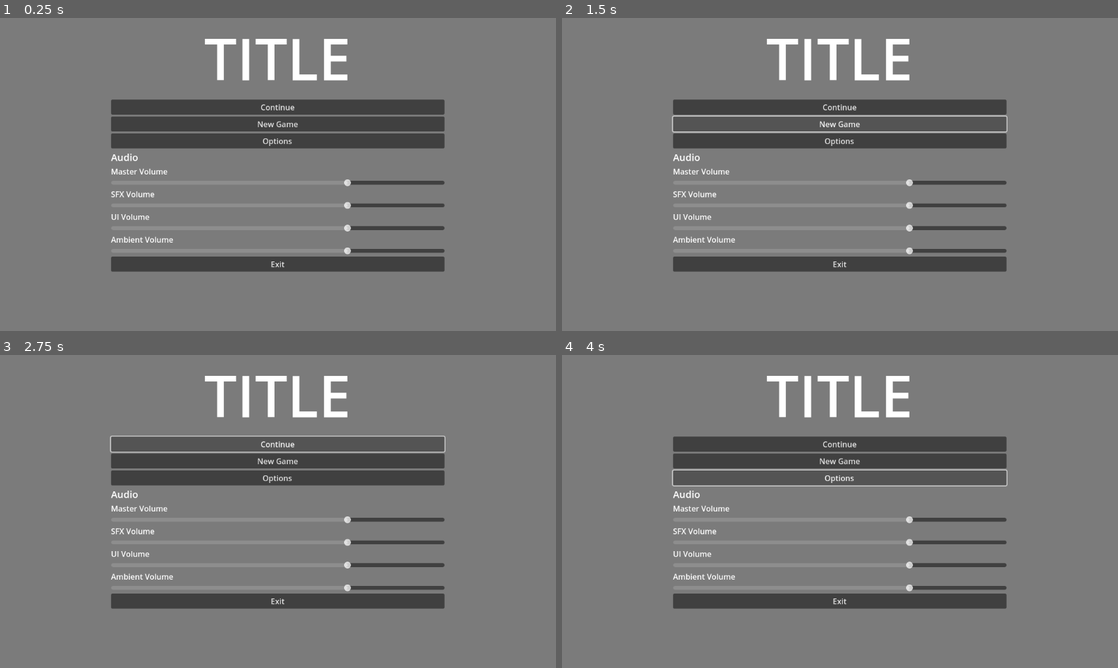
Above: before the commit, frames 1-4 (two rows, left to right).
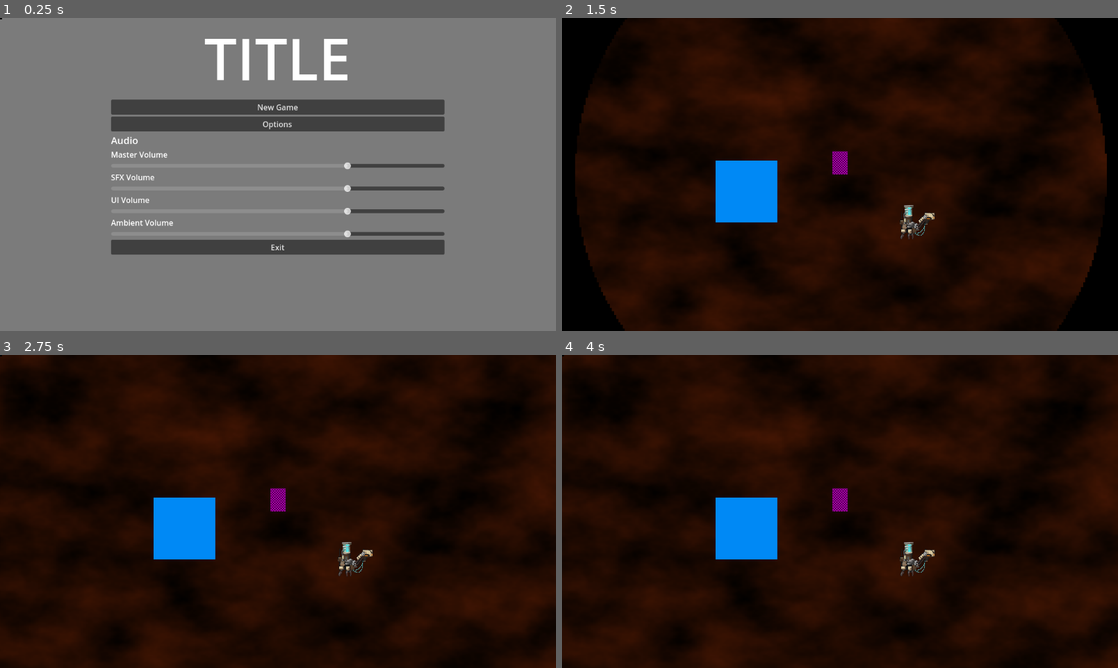
Above: after the commit, the same moments.

Repository: jintachi/gwj87
Game: Godot game, scene res://scenes/main_menu.tscn
The game is run twice, just before and just after one commit, with the same random seed, the same clock (stepped at 60 frames per second) and the same inputs. This scene is started directly instead of the project's main scene. Sound files missing from this copy of the repository are replaced by a short silence.
Inputs (mouse positions are in pixels of both pictures, inside the frame that each line leads up to):
- Up to frame 1 (0.25 s): no input
- Up to frame 2 (1.5 s): click "New Game" at 0.5 s; click (840, 124) at 1.25 s, where only the run before the commit has a clickable "New Game"
- Up to frame 3 (2.75 s): click (278, 442) at 2 s, where only the run before the commit has a clickable "Continue"
- Up to frame 4 (4 s): click (840, 442) at 2.75 s, where only the run before the commit has a clickable "Continue"; click (840, 477) at 3.5 s, where only the run before the commit has a clickable "Options"

The runs differ from the first frame. In frame 1, 11% of the frame differs, in the area x 0-80%, y 0-82%; in frame 2, 100%, in the area x 0-100%, y 0-100%; in frame 3, 100%; in frame 4, 100%.

Commit message:
Ugly ass main menu

Diff:
--- /dev/null
+++ b/autoloads/general/scene_transition_node.gd
@@ -0,0 +1,25 @@
+extends Node
+class_name SceneTransitionNode
+
+@onready var transition: TextureRect = $CanvasLayer/TextureRect
+@export var duration : float = 2.0
+
+func transition_to(scene: PackedScene):
+	var fade_in = get_tree().create_tween()
+	fade_in.tween_method(set_radius, 1.0, 0.0, duration)
+	fade_in.set_ease(Tween.EASE_OUT)
+	fade_in.play()
+
+	await fade_in.finished
+
+	get_tree().change_scene_to_packed(scene)
+
+	var fade_out = get_tree().create_tween()
+	fade_out.tween_method(set_radius, 0.0, 1.0, duration)
+	fade_out.set_ease(Tween.EASE_IN)
+	fade_out.play()
+
+	await fade_out.finished
+
+func set_radius(progress: float) -> void:
+	(transition.material as ShaderMaterial).set_shader_parameter("radius", progress)
--- /dev/null
+++ b/autoloads/general/transition_scene.tscn
@@ -0,0 +1,29 @@
+[gd_scene load_steps=5 format=3 uid="uid://bn35grjolnbvs"]
+
+[ext_resource type="Script" uid="uid://cg5m7q65si34y" path="res://autoloads/general/scene_transition_node.gd" id="1_oana2"]
+[ext_resource type="Shader" uid="uid://b5etvmhdybpdt" path="res://shaders/circle_transition.gdshader" id="2_hj8n8"]
+
+[sub_resource type="ShaderMaterial" id="ShaderMaterial_cqi5c"]
+shader = ExtResource("2_hj8n8")
+shader_parameter/color = Color(0, 0, 0, 1)
+shader_parameter/radius = 1.0
+
+[sub_resource type="PlaceholderTexture2D" id="PlaceholderTexture2D_4ti4s"]
+
+[node name="TransitionScene" type="Node"]
+script = ExtResource("1_oana2")
+duration = 0.5
+metadata/_custom_type_script = "uid://cg5m7q65si34y"
+
+[node name="CanvasLayer" type="CanvasLayer" parent="."]
+layer = 100
+
+[node name="TextureRect" type="TextureRect" parent="CanvasLayer"]
+material = SubResource("ShaderMaterial_cqi5c")
+anchors_preset = 15
+anchor_right = 1.0
+anchor_bottom = 1.0
+grow_horizontal = 2
+grow_vertical = 2
+mouse_filter = 2
+texture = SubResource("PlaceholderTexture2D_4ti4s")
--- a/mechanics/entities/living_entity.gd
+++ b/mechanics/entities/living_entity.gd
@@ -42,11 +42,11 @@
 	process_velocity.trickle_down(vel_data)
 
 func process_items(delta: float) -> void:
-	var data = InventoryItem.ItemProcessData.new()
-	data.entity = self
-	data.delta = delta
-	head_item.item_process(data)
-	weapon_item.item_process(data)
-	armor_item.item_process(data)
-	consumable_item.item_process(data)
-	ammo_item.item_process(data)
+	var item_data = InventoryItem.ItemProcessData.new()
+	item_data.entity = self
+	item_data.delta = delta
+	head_item.item_process(item_data)
+	weapon_item.item_process(item_data)
+	armor_item.item_process(item_data)
+	consumable_item.item_process(item_data)
+	ammo_item.item_process(item_data)
--- a/project.godot
+++ b/project.godot
@@ -24,6 +24,7 @@
 GameGlobal="*res://autoloads/general/game_global.gd"
 GameGlobalEvents="*res://autoloads/general/game_global_events.gd"
 DebugConsoleScene="*res://autoloads/debug/debug_console.tscn"
+TransitionScene="*res://autoloads/general/transition_scene.tscn"
 
 [display]
 
--- a/scenes/main_menu.tscn
+++ b/scenes/main_menu.tscn
@@ -1,10 +1,14 @@
-[gd_scene load_steps=8 format=3 uid="uid://bf6gykjcjcmok"]
+[gd_scene load_steps=12 format=3 uid="uid://bf6gykjcjcmok"]
 
 [ext_resource type="Script" uid="uid://hxnqwexrwsv1" path="res://scripts/ui/new_game.gd" id="1_8ln24"]
+[ext_resource type="Script" uid="uid://dlct518f8hokm" path="res://scripts/ui/continue.gd" id="1_jk1qb"]
 [ext_resource type="Script" uid="uid://dm6rmg2qqoph5" path="res://autoloads/audio/volume_slider.gd" id="1_l6cm7"]
 [ext_resource type="AudioStream" uid="uid://s10cg5w6xfns" path="res://sounds/wind_test.mp3" id="2_wu84c"]
+[ext_resource type="PackedScene" uid="uid://wepmsqh4axsa" path="res://scenes/playground.tscn" id="3_5dd4i"]
 [ext_resource type="AudioStream" uid="uid://cn357cegkygkh" path="res://sounds/radalarm_hi.mp3" id="3_8ln24"]
+[ext_resource type="Script" uid="uid://dwq3vy5o2binw" path="res://scripts/ui/options.gd" id="4_lgwnu"]
 [ext_resource type="AudioStream" uid="uid://c0rwx2fwtq3h1" path="res://sounds/equip.mp3" id="4_rtw2f"]
+[ext_resource type="Script" uid="uid://dhslpkm7j7o3r" path="res://scripts/ui/exit.gd" id="9_flqon"]
 
 [sub_resource type="LabelSettings" id="LabelSettings_vue75"]
 font_size = 120
@@ -45,15 +49,18 @@
 [node name="Continue" type="Button" parent="CanvasLayer/MarginContainer/VBoxContainer"]
 layout_mode = 2
 text = "Continue"
+script = ExtResource("1_jk1qb")
 
 [node name="New Game" type="Button" parent="CanvasLayer/MarginContainer/VBoxContainer"]
 layout_mode = 2
 text = "New Game"
 script = ExtResource("1_8ln24")
+target_scene = ExtResource("3_5dd4i")
 
 [node name="Options" type="Button" parent="CanvasLayer/MarginContainer/VBoxContainer"]
 layout_mode = 2
 text = "Options"
+script = ExtResource("4_lgwnu")
 
 [node name="Audio" type="VBoxContainer" parent="CanvasLayer/MarginContainer/VBoxContainer"]
 layout_mode = 2
@@ -90,6 +97,10 @@
 step = 0.001
 script = ExtResource("1_l6cm7")
 bus_name = "OST"
+
+[node name="TestSound" type="AudioStreamPlayer" parent="CanvasLayer/MarginContainer/VBoxContainer/Audio/Music Volume Slider"]
+stream = ExtResource("2_wu84c")
+parameters/looping = true
 
 [node name="SFX Volume Label" type="Label" parent="CanvasLayer/MarginContainer/VBoxContainer/Audio"]
 layout_mode = 2
@@ -142,3 +153,4 @@
 [node name="Exit" type="Button" parent="CanvasLayer/MarginContainer/VBoxContainer"]
 layout_mode = 2
 text = "Exit"
+script = ExtResource("9_flqon")
--- a/scenes/transition_scene.tscn
+++ /dev/null
@@ -1,18 +0,0 @@
-[gd_scene format=3 uid="uid://bn35grjolnbvs"]
-
-[node name="TransitionScene" type="Control"]
-layout_mode = 3
-anchors_preset = 15
-anchor_right = 1.0
-anchor_bottom = 1.0
-grow_horizontal = 2
-grow_vertical = 2
-
-[node name="CanvasLayer" type="CanvasLayer" parent="."]
-
-[node name="TextureRect" type="TextureRect" parent="CanvasLayer"]
-anchors_preset = 15
-anchor_right = 1.0
-anchor_bottom = 1.0
-grow_horizontal = 2
-grow_vertical = 2
--- a/scripts/ui/continue.gd
+++ b/scripts/ui/continue.gd
@@ -1 +1,13 @@
 extends Button
+
+@export var target_scene : PackedScene
+
+func _ready() -> void:
+	if not SaveManager.myData:
+		visible = false
+	pressed.connect(continue_game)
+
+func continue_game() -> void:
+	# TODO: Load game
+	TransitionScene.transition_to(target_scene)
+	pass
--- a/scripts/ui/new_game.gd
+++ b/scripts/ui/new_game.gd
@@ -1,7 +1,10 @@
 extends Button
+
+@export var target_scene : PackedScene
 
 func _ready() -> void:
 	pressed.connect(start_new_game)
 
 func start_new_game() -> void:
+	TransitionScene.transition_to(target_scene)
 	pass
--- /dev/null
+++ b/shaders/circle_transition.gdshader
@@ -0,0 +1,26 @@
+shader_type canvas_item;
+
+uniform lowp vec3 color : source_color;
+uniform float radius : hint_range(0, 1) = 1.0;
+
+varying vec2 size;
+
+void vertex() {
+	size = mat2(inverse(MODEL_MATRIX) * inverse(CANVAS_MATRIX) * inverse(SCREEN_MATRIX)) * vec2(1, 1);
+}
+
+vec2 step_px(vec2 uv, float px_size) {
+	return floor(uv * px_size) / px_size;
+}
+
+void fragment() {
+	vec2 aspect_ratio = (size / max(size.x, size.y));
+	vec2 v = (step_px(UV, 256) - 0.5) * aspect_ratio;
+	float inside = length(v) >= (radius * length(aspect_ratio) * 0.5) ? 1.0 : 0.0;
+	COLOR = vec4(color, inside);
+}
+
+//void light() {
+//	// Called for every pixel for every light affecting the CanvasItem.
+//	// Uncomment to replace the default light processing function with this one.
+//}
Not shown, added: autoloads/general/scene_transition_node.gd.uid
Not shown, added: shaders/circle_transition.gdshader.uid
